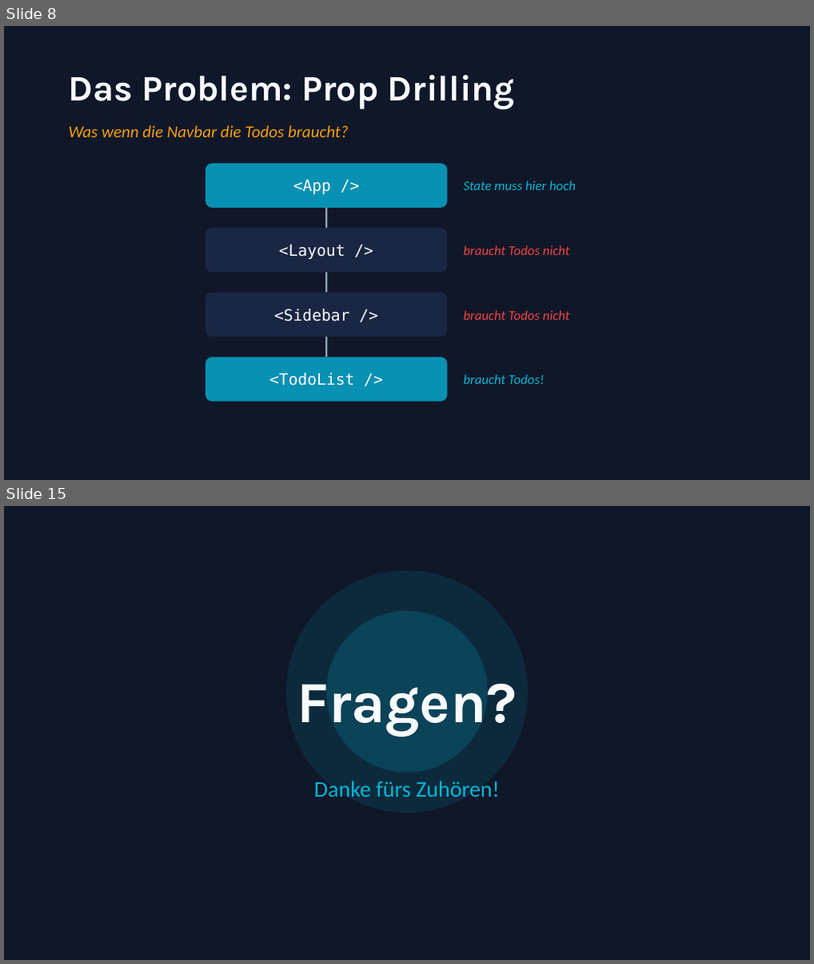
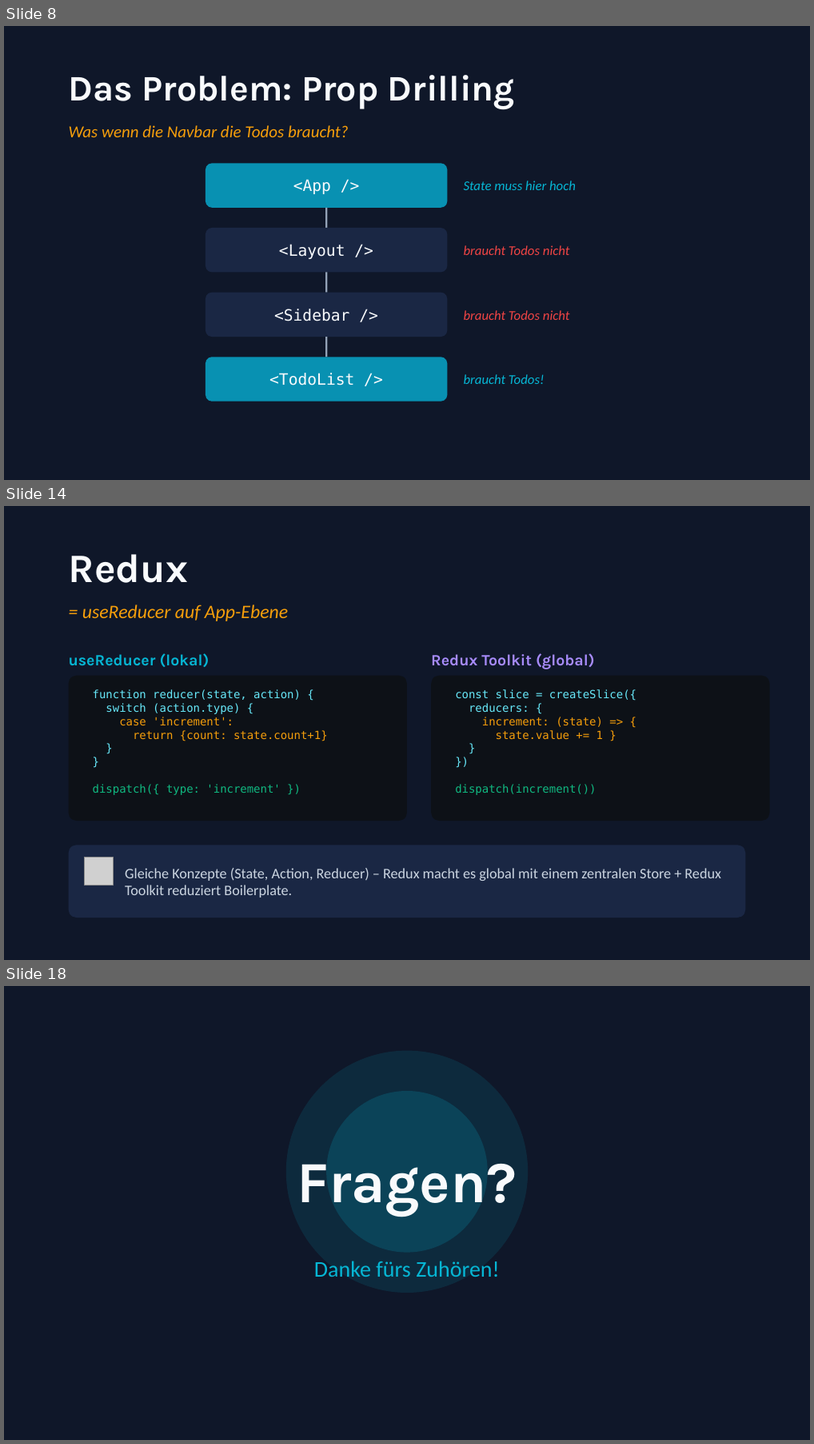
Before and after one commit to trungvt138/medieninformatik, a slide deck: WebProgramming/6.Termin/state-management-react.pptx. Shown one above the other, each under a label of ours: slides 8 and 15 before the commit, slides 8, 14 and 18 after it; the slides between them are not shown. The pictures are 814x964 and 814x1444 pixels, drawn with LibreOffice and Linux fonts; fonts in the diff are those of the drawing; grey boxes stand for pictures. Boxes give left, top, right and bottom in pixels: in the first picture for what was removed or moved away, otherwise in the second. Text is boxed around its words. In the diff, an @@ line names an element or a change of style, - is before the commit and + after.

```diff
--- a/WebProgramming/6.Termin/state-management-react.pptx
+++ b/WebProgramming/6.Termin/state-management-react.pptx
@@ slide 14 added at bbox=[4, 506, 810, 960], background #0F1729 @@
@@ text added at bbox=[69, 554, 189, 583], 36 pt, text #F8FAFC, bold @@
+Redux
@@ text added at bbox=[82, 604, 288, 621], 17 pt, text #F59E0B, italic @@
+= useReducer auf App-Ebene
@@ text added at bbox=[69, 653, 210, 667], 14 pt, text #06B6D4, bold @@
+useReducer (lokal)
@@ text added at bbox=[431, 653, 595, 669], 14 pt, text #A78BFA, bold @@
+Redux Toolkit (global)
@@ rounded rectangle added at bbox=[69, 676, 407, 820], fill #0D1117 @@
@@ text added at bbox=[93, 689, 328, 795], 10 pt, text #67E8F9 @@
+function reducer(state, action) {
+switch (action.type) {
+case 'increment':
+return {count: state.count+1}
+}
+}
+dispatch({ type: 'increment' })
@@ rounded rectangle added at bbox=[431, 676, 770, 820], fill #0D1117 @@
@@ text added at bbox=[455, 689, 637, 795], 10 pt, text #67E8F9 @@
+const slice = createSlice({
+reducers: {
+increment: (state) => {
+state.value += 1 }
+}
+})
+dispatch(increment())
@@ rounded rectangle added at bbox=[69, 844, 746, 917], fill #1A2744 @@
@@ picture added at bbox=[85, 856, 113, 885] @@
@@ text added at bbox=[125, 868, 722, 897], 13 pt, text #CBD5E1 @@
+Gleiche Konzepte (State, Action, Reducer) – Redux macht es global mit einem zentralen Store + Redux Toolkit reduziert Boilerplate.
@@ what was slide 15 is now slide 18 @@
```
Also in this commit, not shown: 5 slides changed, 3 other slides added, 1 slide removed, 18 other files.
